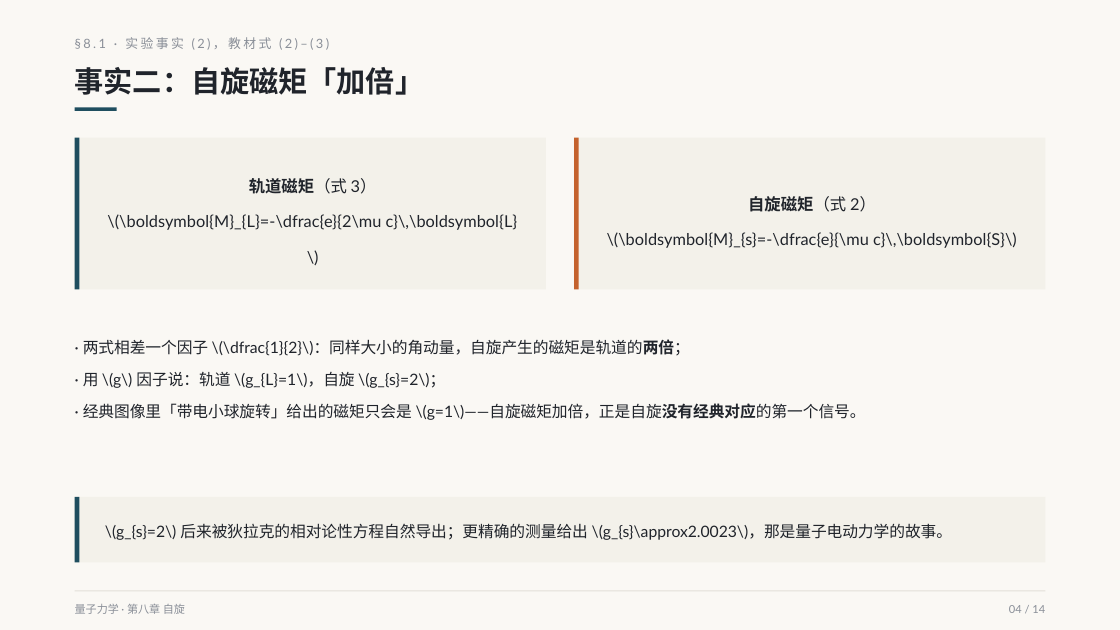
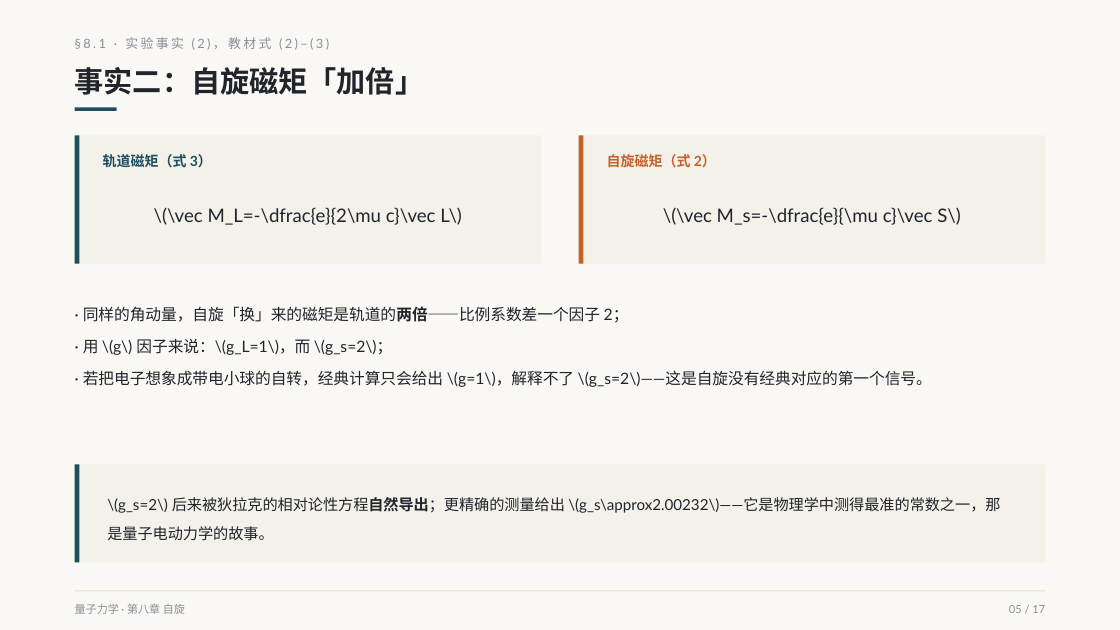
Before and after one commit to zhangdajian-sdu/quantum-mechanics-slides, a slide deck: slide 5 of slides/ch8/ch8-s1.pptx (slide 4 before the commit). Drawn at 1120x630 pixels with LibreOffice and Linux fonts; fonts in the diff are those of the drawing. Boxes give left, top, right and bottom in pixels: in the first picture for what was removed or moved away, otherwise in the second. Text is boxed around its words. In the diff, an @@ line names an element or a change of style, - is before the commit and + after.

```diff
--- a/slides/ch8/ch8-s1.pptx
+++ b/slides/ch8/ch8-s1.pptx
@@ rectangle resized from (x1=75, y1=138, x2=546, y2=290) to (x1=75, y1=135, x2=542, y2=264) @@
@@ rectangle resized from (x1=75, y1=138, x2=80, y2=290) to (x1=75, y1=135, x2=80, y2=264) @@
@@ rectangle resized from (x1=574, y1=138, x2=1045, y2=290) to (x1=579, y1=135, x2=1046, y2=264) @@
@@ rectangle resized from (x1=574, y1=138, x2=579, y2=290) to (x1=579, y1=135, x2=584, y2=264) @@
@@ text added at (x1=103, y1=154, x2=212, y2=168), 12 pt, text #1F4E5F, bold @@
+轨道磁矩（式 3）
@@ text added at (x1=607, y1=154, x2=716, y2=168), 12 pt, text #C4622D, bold @@
+自旋磁矩（式 2）
@@ text at (x1=154, y1=207, x2=462, y2=225): text changed; size 14 to 16 pt @@
-轨道磁矩（式 3）
-\(\boldsymbol{M}_{L}=-\dfrac{e}{2\mu c}\,\boldsymbol{L}\)
+\(\vec M_L=-\dfrac{e}{2\mu c}\vec L\)
@@ text at (x1=663, y1=207, x2=960, y2=225): text changed; size 14 to 16 pt @@
-自旋磁矩（式 2）
-\(\boldsymbol{M}_{s}=-\dfrac{e}{\mu c}\,\boldsymbol{S}\)
+\(\vec M_s=-\dfrac{e}{\mu c}\vec S\)
@@ text at (x1=83, y1=306, x2=932, y2=387): text changed @@
-· 两式相差一个因子 \(\dfrac{1}{2}\)：同样大小的角动量，自旋产生的磁矩是轨道的两倍；
-· 用 \(g\) 因子说：轨道 \(g_{L}=1\)，自旋 \(g_{s}=2\)；
-· 经典图像里「带电小球旋转」给出的磁矩只会是 \(g=1\)——自旋磁矩加倍，正是自旋没有经典对应的第一个信号。
+· 同样的角动量，自旋「换」来的磁矩是轨道的两倍——比例系数差一个因子 2；
+· 用 \(g\) 因子来说：\(g_L=1\)，而 \(g_s=2\)；
+· 若把电子想象成带电小球的自转，经典计算只会给出 \(g=1\)，解释不了 \(g_s=2\)——这是自旋没有经典对应的第一个信号。
@@ rectangle resized from (x1=75, y1=497, x2=1046, y2=563) to (x1=75, y1=465, x2=1046, y2=563) @@
@@ rectangle resized from (x1=75, y1=497, x2=80, y2=563) to (x1=75, y1=465, x2=80, y2=563) @@
@@ text at (x1=107, y1=497, x2=1000, y2=541): text changed; size 13.5 to 13 pt @@
-\(g_{s}=2\) 后来被狄拉克的相对论性方程自然导出；更精确的测量给出 \(g_{s}\approx2.0023\)，那是量子电动力学的故事。
+\(g_s=2\) 后来被狄拉克的相对论性方程自然导出；更精确的测量给出 \(g_s\approx2.00232\)——它是物理学中测得最准的常数之一，那是量子电动力学的故事。
@@ text at (x1=1009, y1=605, x2=1045, y2=613): text changed @@
-04 / 14
+05 / 17
```
Also in this commit, not shown: 13 other slides changed, 3 slides added, 25 other files.
